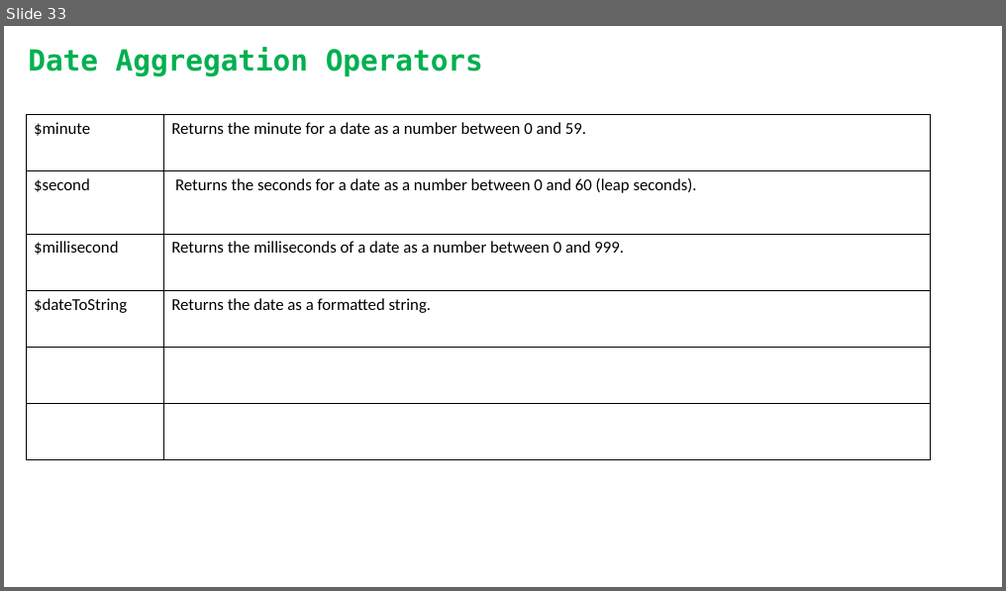
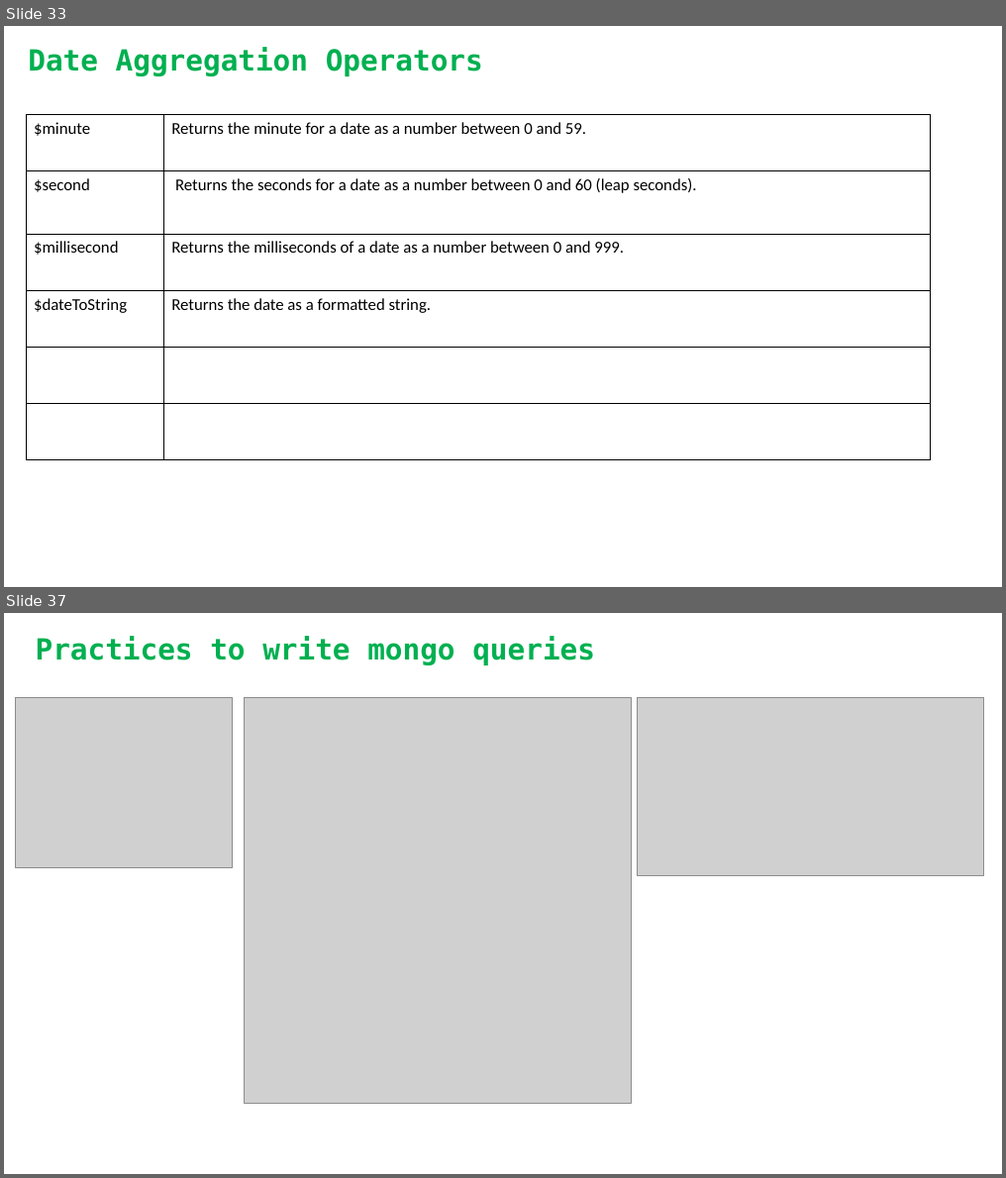
Before and after one commit to rupomsoft/MERN-STACK-Series, a slide deck: Mongo-Advance/Master.pptx. Shown one above the other, each under a label of ours: slide 33 before the commit, slides 33 and 37 after it; the slides between them are not shown. The pictures are 1006x591 and 1006x1178 pixels, drawn with LibreOffice and Linux fonts; fonts in the diff are those of the drawing; grey boxes stand for pictures; background and template pictures are left out. Boxes give left, top, right and bottom in pixels: in the first picture for what was removed or moved away, otherwise in the second. Text is boxed around its words. In the diff, an @@ line names an element or a change of style, - is before the commit and + after.

```diff
--- a/Mongo-Advance/Master.pptx
+++ b/Mongo-Advance/Master.pptx
@@ slide 37 added at (4, 613, 1002, 1174), background picture (left out) @@
@@ text added at (36, 636, 595, 665), 28 pt, text #00B050, bold @@
+Practices to write mongo queries
@@ picture added at (16, 697, 233, 867) @@
@@ picture added at (245, 697, 632, 1103) @@
@@ picture added at (638, 697, 984, 875) @@
@@ text added at (613, 953, 723, 993), 36 pt, text #FFFFFF, bold @@
+Master
```
Also in this commit, not shown: 4 other slides added, 4 other files.
